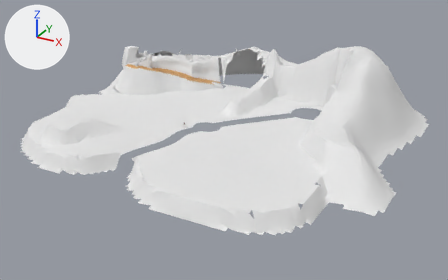
Before and after pictures for a commit that changed the FBX model assets/world/world-finish/world-finish-path.fbx.
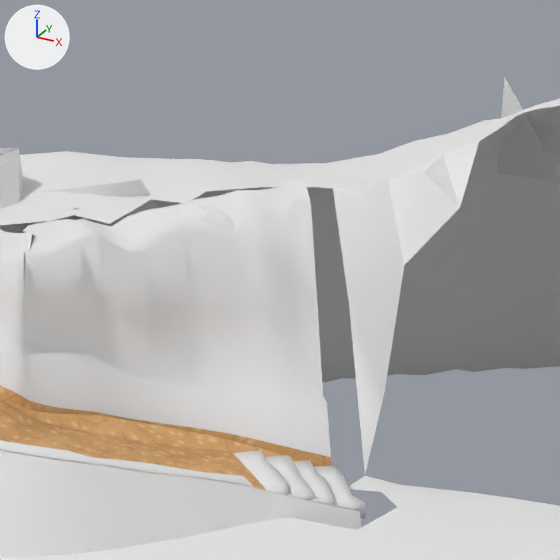
Each version appears first whole from a camera (50 mm lens) standing at (212.0, -329.5, 161.8) and looking at (19.6, 20.3, -13.1), and next in a close-up on the part from 42% to 54% of the width and 15% to 33% of the height. Lighting does not change. The marker at upper left points along +X, +Y and +Z. The last two pictures show the newer version.

In view in the first close-up: 'W7_CD_Ground__grass', 'W7_CD_Ground__ground', 'W7_CD_Region__cliff_rock', 'W7_F_PathBacking__cliff_rock', 'W7_F_PathFoot__dirt_path', 'W7_F_PathGrass__grass', 'W7_F_PathOverRocks__cliff_rock_1817', 'W7_F_PathSteps__boulder_rock', 'W7_F_PathWall__cliff_rock', 'W7_F_Path__dirt_path'.
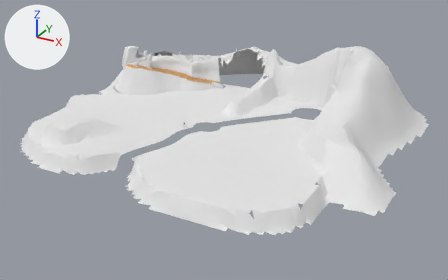
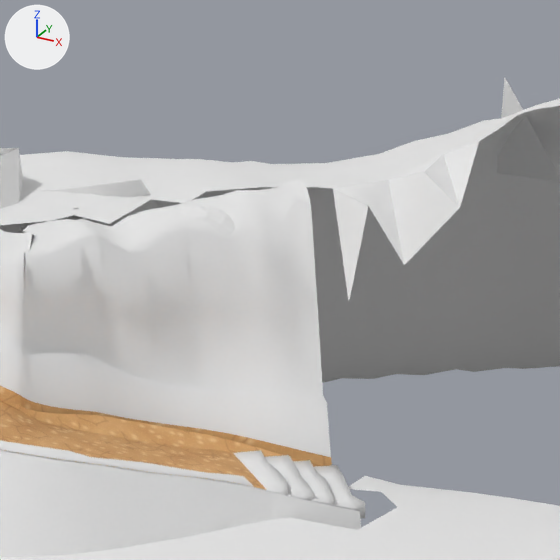
Where the change shows, as pixel boxes [x1, y1, x2, y2] in the close-ups (560 x 560 px):
```json
{"part": 1, "of": "me_terrain_ground__ground_003", "change": "deleted", "before": [349, 206, 404, 473]}
```

Scene script edits in JSON lines:
```json
{"block": "me_terrain_ground__ground_003", "where": "# used by ob_w7_cd_ground__ground; location = (16.5, 34.5, 18.82)"}
{"block": "me_terrain_ground__ground_003", "where": "# verts and faces of me_terrain_ground__ground_003; kept vertices keep their numbers, new ones are numbered from 3256"}
{"block": "me_terrain_ground__ground_003", "where": "# before: 948 (-40.0, 64.0, 0.0) at pixel (368, 205), 949 (-38.0, 64.0, -4.0) at pixel (404, 265), 1012 (-40.0, 62.0, -7.0) at pixel (348, 303), 1013 (-38.0, 62.0, -13.0) at pixel (384, 391), 1073 (-38.0, 58.0, -19.0) at pixel (364, 475)"}
{"op": "remove", "block": "me_terrain_ground__ground_003", "code": "me_terrain_ground__ground_003.from_pydata(...)  # 3256 vertices, 5291 faces; spans x -130.0..130.0, y -124.0..124.0, z -28.0..28.0"}
{"op": "add", "block": "me_terrain_ground__ground_003", "code": "me_terrain_ground__ground_003.from_pydata(...)  # 3255 vertices, 5288 faces; spans x -130.0..130.0, y -124.0..124.0, z -28.0..28.0"}
{"block": "me_terrain_ground__ground_003", "change": "me_terrain_ground__ground_003 part 1"}
{"op": "add", "block": "me_terrain_ground__ground_003", "code": "delete_vertices([1013])  # with the faces that use them"}
{"op": "add", "block": "me_terrain_ground__ground_003", "code": "delete_faces([(948, 1012, 949)])"}
```
